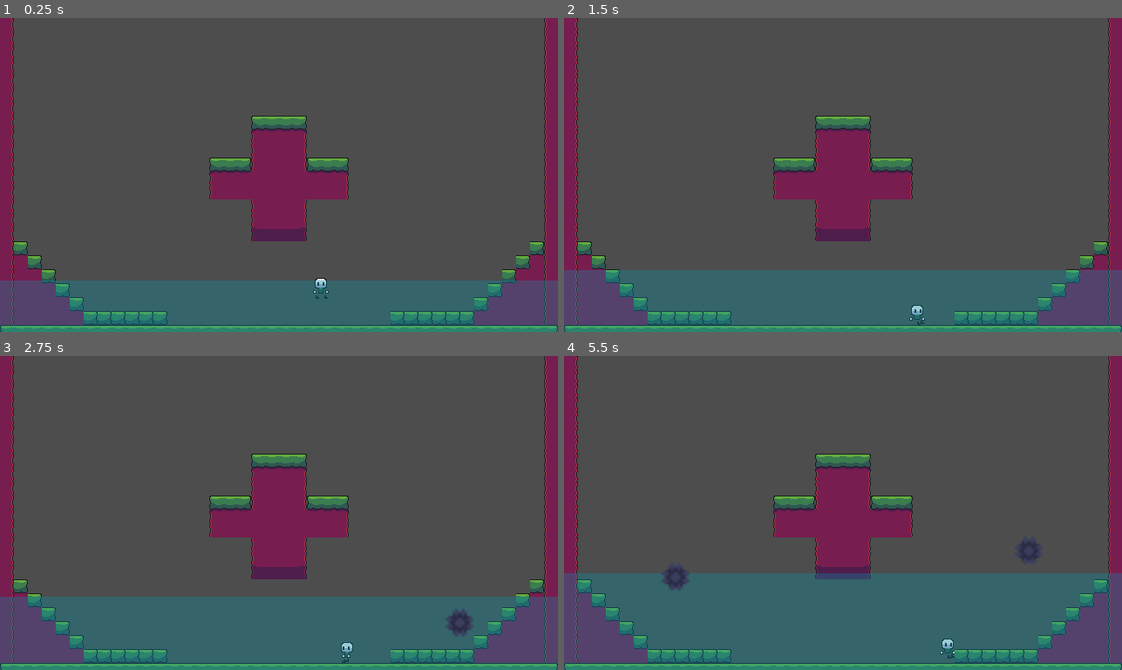
Above: before the commit, frames 1-4 (two rows, left to right).
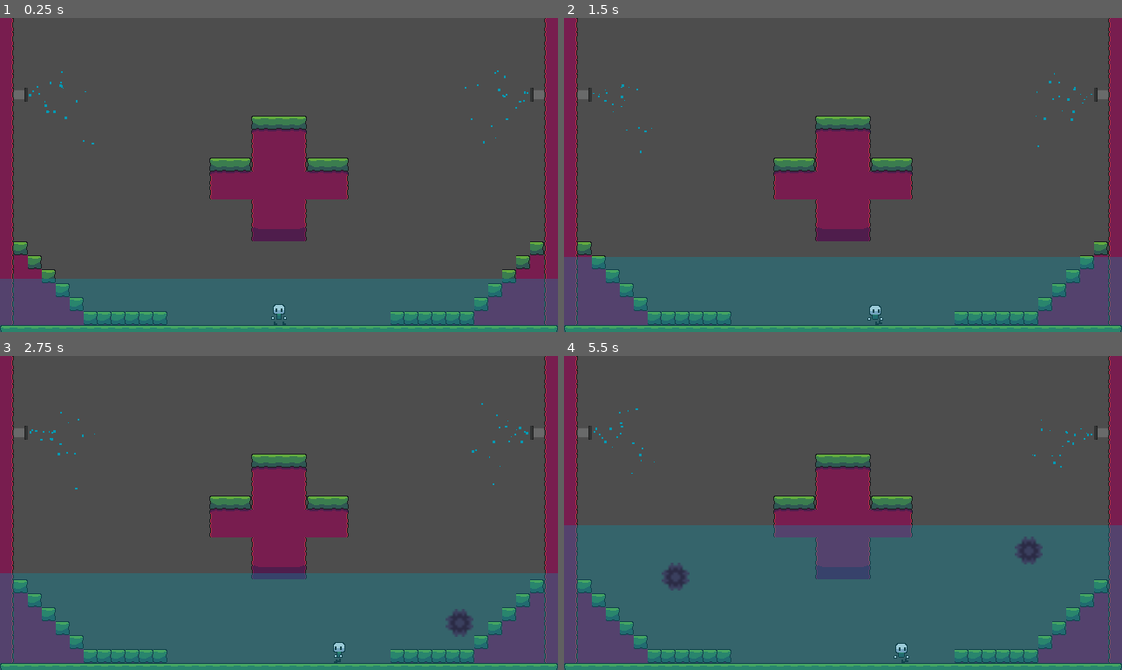
Above: after the commit, the same moments.

Repository: snootyjerk/Boss-Rush-Jam
Game: Godot game, scene res://Levels/level_test3.tscn
Two runs of this game, one before a commit and one after it. Both use one fixed random seed, a clock stepped at 60 frames per second and the inputs below. This scene is started directly instead of the project's main scene.
Inputs:
- Up to frame 1 (0.25 s): no input
- Up to frame 2 (1.5 s): hold Right (right) from 0.53 s (still down); tap Shift (throw) at 0.6, 1.35 s; tap Space (jump) at 0.77 s
- Up to frame 3 (2.75 s): tap Space (jump) at 1.52 s; release Right (right) at 2.03 s; hold Left (left) from 2.03 s (still down); tap Shift (throw) at 2.1 s
- Up to frame 4 (5.5 s): release Left (left) at 2.78 s; hold Right (right) 2.78-4.28 s; tap Shift (throw) every 0.75 s from 2.85 to 5.1 s; tap Space (jump) at 3.02, 3.77, 4.52 s; hold Left (left) 4.28-5.03 s; hold Right (right) from 5.03 s (still down)

The runs differ from the first frame. In frame 1, 1.0% of the frame differs, in the area x 0-100%, y 16-98%; in frame 2, 4.6%; in frame 3, 7.9%; in frame 4, 15%.
Error before the commit: Invalid access to property or key 'current_level' on a base object of type 'Nil'. (res://Player/player_controller.gd:184)
Error after the commit: Invalid assignment of property or key 'player_position' with value of type 'Vector2' on a base object of type 'Nil'. (res://Player/player_controller.gd:126)

Commit message:
Added water nozzles
Added water nozzles with a particle effect. the particle effect shuts off if they're underwater.

Diff:
--- /dev/null
+++ b/Levels/Features/water_nozzle.gd
@@ -0,0 +1,27 @@
+extends StaticBody2D
+
+@onready var _particles = $CPUParticles2D
+var _submerged = false
+var _broken = false
+
+# Called when the node enters the scene tree for the first time.
+func _ready() -> void:
+	pass
+
+
+# Called every frame. 'delta' is the elapsed time since the previous frame.
+func _process(delta: float) -> void:
+	if _submerged or _broken:
+		_particles.emitting = false
+	else:
+		_particles.emitting = true
+
+
+
+func _submerge():
+	_submerged = true
+	print("submerged")
+
+
+func _emerge():
+	_submerged = false
--- /dev/null
+++ b/Levels/Features/water_nozzle.tscn
@@ -0,0 +1,29 @@
+[gd_scene load_steps=4 format=3 uid="uid://be88ir8aduyjl"]
+
+[ext_resource type="Script" path="res://Levels/Features/water_nozzle.gd" id="1_dt1g7"]
+[ext_resource type="Texture2D" uid="uid://cico2gnt6y2ej" path="res://Sprite Sheets/Vaccum_hose.png" id="1_r50a2"]
+
+[sub_resource type="RectangleShape2D" id="RectangleShape2D_8i6a0"]
+size = Vector2(16, 16)
+
+[node name="WaterNozzle" type="StaticBody2D"]
+collision_layer = 65
+script = ExtResource("1_dt1g7")
+
+[node name="Sprite2D" type="Sprite2D" parent="."]
+position = Vector2(8, 0)
+texture = ExtResource("1_r50a2")
+
+[node name="CollisionShape2D" type="CollisionShape2D" parent="."]
+position = Vector2(8, 0)
+shape = SubResource("RectangleShape2D_8i6a0")
+
+[node name="CPUParticles2D" type="CPUParticles2D" parent="."]
+position = Vector2(16, 0)
+amount = 20
+lifetime = 0.2
+randomness = 0.21
+initial_velocity_min = 282.83
+initial_velocity_max = 444.44
+scale_amount_max = 3.0
+color = Color(0, 0.6, 0.701961, 1)
--- a/Levels/level_test3.tscn
+++ b/Levels/level_test3.tscn
@@ -1,15 +1,16 @@
-[gd_scene load_steps=6 format=3 uid="uid://cb5lqane2i3b8"]
+[gd_scene load_steps=7 format=3 uid="uid://cb5lqane2i3b8"]
 
 [ext_resource type="PackedScene" uid="uid://bwfdh2vowje6y" path="res://Levels/Features/water_level.tscn" id="3_7v1i2"]
 [ext_resource type="PackedScene" uid="uid://78ali1yoytib" path="res://Player/player.tscn" id="3_clgp8"]
 [ext_resource type="TileSet" uid="uid://7iu1neo0872o" path="res://Tile Sets/vacuum_boss_tileset.tres" id="4_b234p"]
 [ext_resource type="PackedScene" uid="uid://pky0u0xtgc6h" path="res://next_level_trigger.tscn" id="5_0kcp1"]
 [ext_resource type="PackedScene" uid="uid://c6rnsad658li4" path="res://Levels/Features/bubble_spawner.tscn" id="5_5axnj"]
+[ext_resource type="PackedScene" uid="uid://be88ir8aduyjl" path="res://Levels/Features/water_nozzle.tscn" id="6_6nnh0"]
 
 [node name="Level Test" type="Node2D"]
 
 [node name="Player" parent="." instance=ExtResource("3_clgp8")]
-position = Vector2(368, 269)
+position = Vector2(320, 328)
 
 [node name="CollisionTileMap" type="TileMap" parent="."]
 tile_set = ExtResource("4_b234p")
@@ -18,6 +19,7 @@
 
 [node name="WaterLevel" parent="." instance=ExtResource("3_7v1i2")]
 position = Vector2(0, 304)
+collision_mask = 80
 
 [node name="NextLevelTrigger" parent="." instance=ExtResource("5_0kcp1")]
 position = Vector2(645, 320)
@@ -30,5 +32,12 @@
 position = Vector2(512, 328)
 _max_timer = 6
 
-[connection signal="body_entered" from="WaterLevel" to="Player" method="_on_water_level_body_entered"]
-[connection signal="body_exited" from="WaterLevel" to="Player" method="_on_water_level_body_exited"]
+[node name="WaterNozzle" parent="." instance=ExtResource("6_6nnh0")]
+position = Vector2(16, 88)
+
+[node name="WaterNozzle2" parent="." instance=ExtResource("6_6nnh0")]
+position = Vector2(624, 88)
+rotation = 3.14159
+
+[connection signal="body_entered" from="WaterLevel" to="WaterLevel" method="_on_body_entered"]
+[connection signal="body_exited" from="WaterLevel" to="WaterLevel" method="_on_body_exited"]
--- a/Levels/water_level.gd
+++ b/Levels/water_level.gd
@@ -1,14 +1,20 @@
 extends Area2D
 
-var _acceleration = .1
-@export var _high_point = 100
+@export var _high_point = 50
 @export var _low_point = 340
 @export var _x_current = 10
+
+#Variables for 'passive' water movement when not being raised/ lowered
+var _acceleration = .1
+var _max_velocity = 10
+var _velocity = 0
+
+#Variables for raising/ lowering water level
 var _current_level = 320
 var _target_level = _current_level
-var _max_velocity = 10
-var _velocity = 0
+var _adjusting_velocity = 20
 var _adjusting = false
+
 
 # Called when the node enters the scene tree for the first time.
 func _ready() -> void:
@@ -30,12 +36,12 @@
 
 func _adjust_level(delta):
 	if (global_position.y < _target_level):
-		global_position.y +=  _max_velocity*delta
+		global_position.y +=  _adjusting_velocity*delta
 		if global_position.y >= _target_level:
 			_current_level = _target_level
 			_adjusting = false
 	elif (global_position.y > _target_level):
-		global_position.y -= _max_velocity*delta
+		global_position.y -= _adjusting_velocity*delta
 		if global_position.y <= _target_level:
 			_current_level = _target_level
 			_adjusting = false
@@ -47,3 +53,12 @@
 	if height != _current_level:
 		_adjusting = true
 		_target_level = height
+
+
+func _on_body_entered(body: Node2D) -> void:
+	if body.has_method("_submerge"):
+		body._submerge()
+
+func _on_body_exited(body: Node2D) -> void:
+	if body.has_method("_emerge"):
+		body._emerge()
--- a/Player/player_controller.gd
+++ b/Player/player_controller.gd
@@ -43,7 +43,7 @@
 var _current_energy = _max_energy:
 	set(energy):
 		_current_energy = energy
-		#Main.node.player_energy = _current_energy
+		Main.node.player_energy = _current_energy
 
 enum States { MOBILE, THROW_FAN }
 var _state: States = States.MOBILE
@@ -123,7 +123,7 @@
 	if Input.is_action_just_pressed("throw") and _has_fan:
 		_throw_fan()
 
-	#Main.node.player_position = global_position
+	Main.node.player_position = global_position
 
 
 func _state_throw_fan(delta: float):
@@ -231,7 +231,7 @@
 	_jump_audio_player.play()
 
 
-func _on_water_level_body_entered(body: Node2D) -> void:
+func _submerge():
 	print("in water")
 	_max_run_speed = 75
 	_jump_speed = 250
@@ -243,7 +243,7 @@
 	_flight_acceleration = 25
 
 
-func _on_water_level_body_exited(body: Node2D) -> void:
+func _emerge():
 	print("out of water")
 	_max_run_speed = 150
 	_jump_speed = 500
